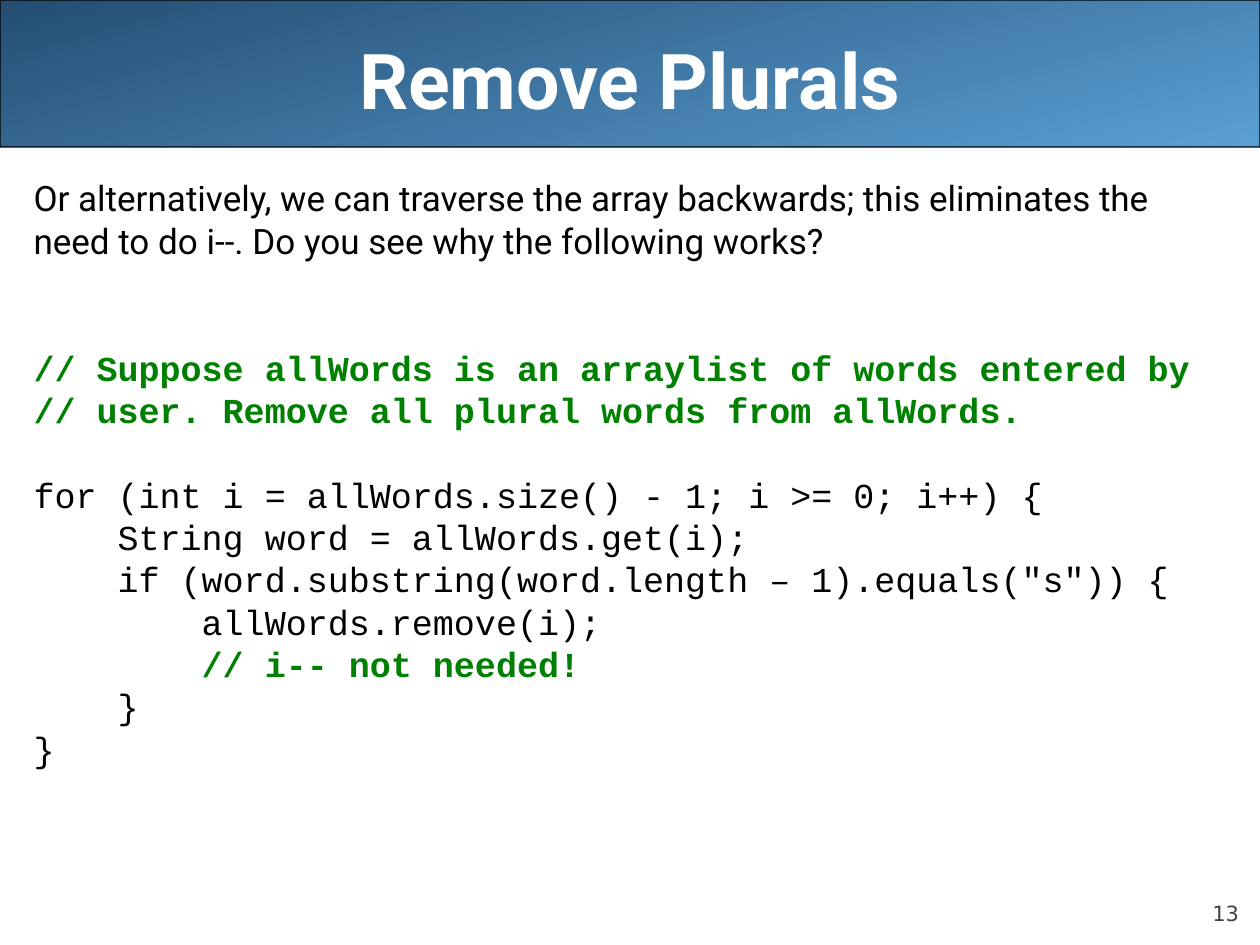
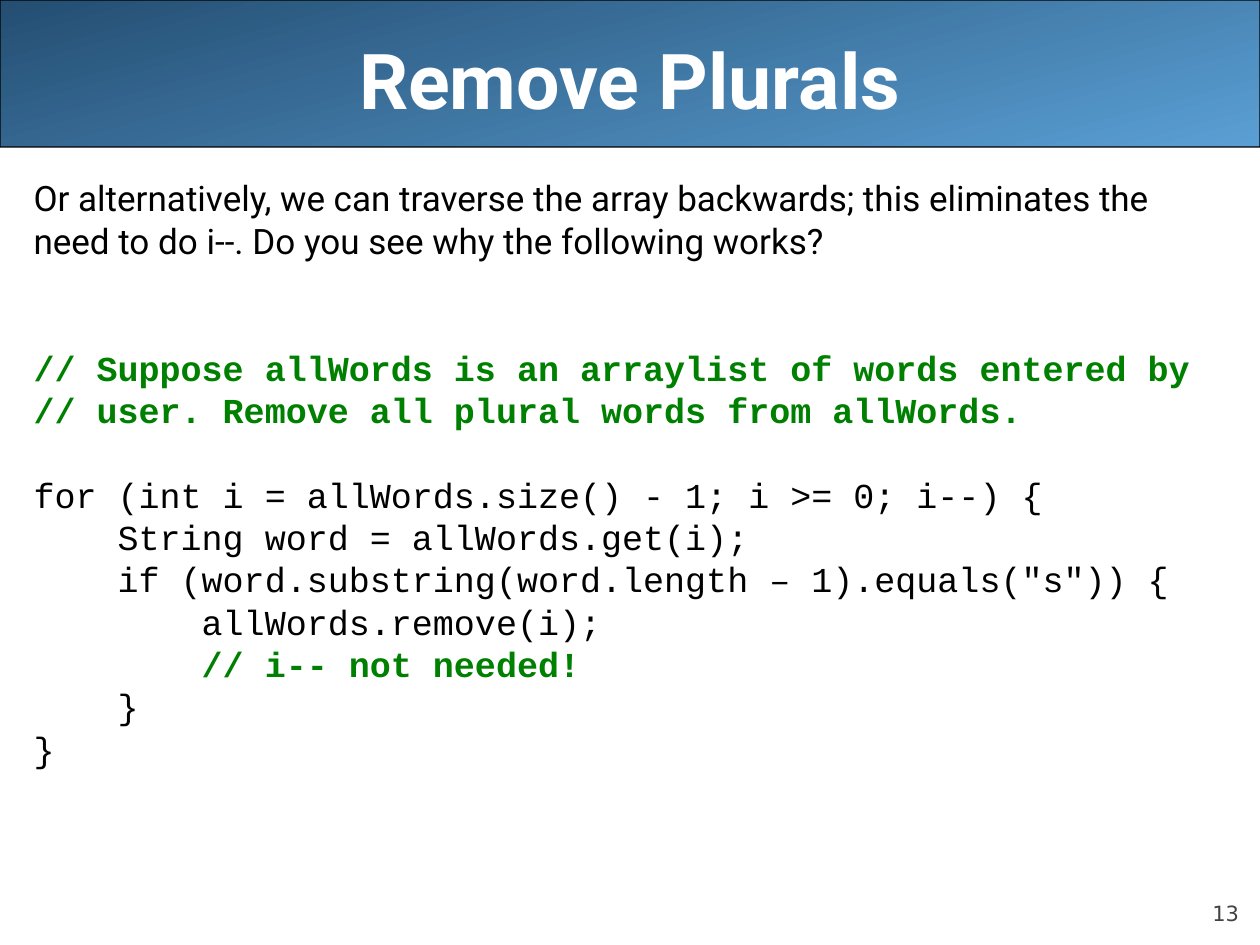
Before and after one commit to LongBaoNguyen/longbaonguyen.github.io, a slide deck: slide 13 of courses/apcsa/lecture18.ppt. Drawn at 1260x945 pixels with LibreOffice and Linux fonts; fonts in the diff are those of the drawing. Boxes give left, top, right and bottom in pixels: in the first picture for what was removed or moved away, otherwise in the second. Text is boxed around its words. In the diff, an @@ line names an element or a change of style, - is before the commit and + after.

```diff
--- a/courses/apcsa/lecture18.ppt
+++ b/courses/apcsa/lecture18.ppt
@@ text at (34, 483, 1000, 516): text changed @@
-for (int i = allWords.size() - 1; i >= 0; i++) {
+for (int i = allWords.size() - 1; i >= 0; i--) {
```
Also in this commit, not shown: 2 other slides changed, 23 other files.
